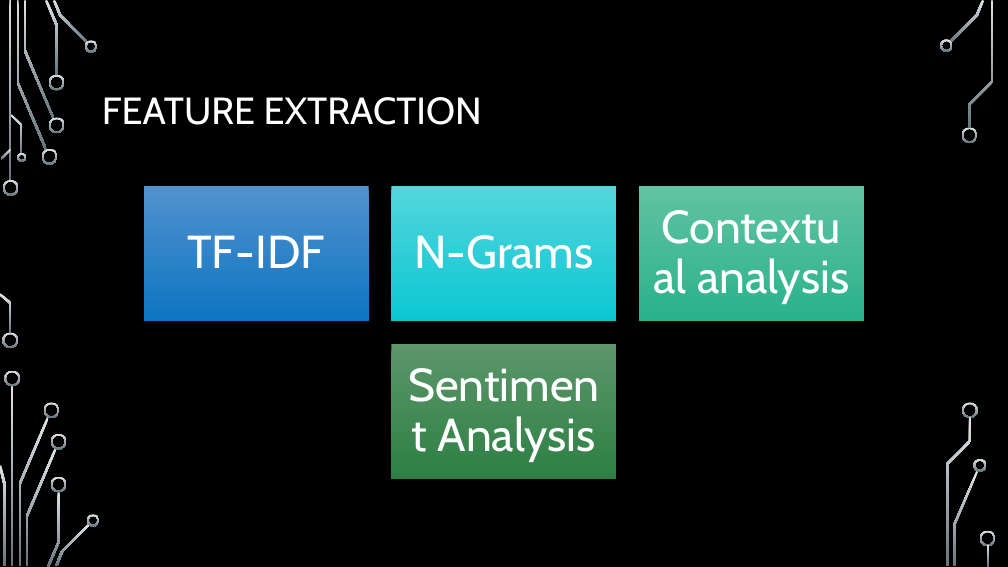
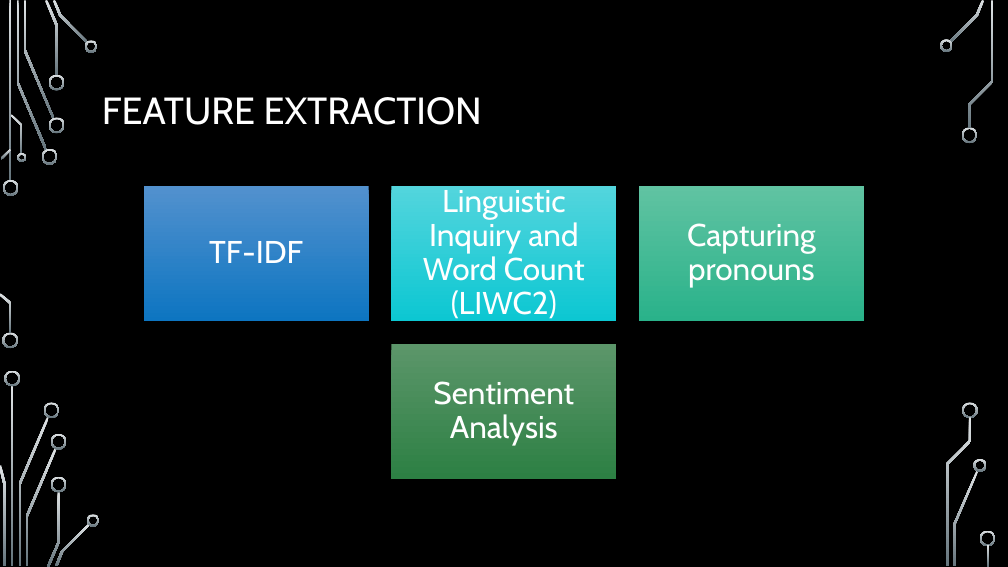
Before and after one commit to DevJohnIbrahim/SSM-GP, a slide deck: slide 3 of Presentation/Processing and Preprocessing.pptx. Drawn at 1008x567 pixels with LibreOffice and Linux fonts; fonts in the diff are those of the drawing; background and template pictures are left out. Boxes give left, top, right and bottom in pixels: in the first picture for what was removed or moved away, otherwise in the second. Text is boxed around its words. In the diff, an @@ line names an element or a change of style, - is before the commit and + after.

Commit message:
feature

```diff
--- a/Presentation/Processing and Preprocessing.pptx
+++ b/Presentation/Processing and Preprocessing.pptx
@@ text "TF-IDF" at (209,241,303,263): size 44 to 30 pt; less space between paragraphs @@
@@ text at (423,185,585,319): text changed; size 44 to 30 pt @@
-N-Grams
+Linguistic Inquiry and Word Count (LIWC2)
@@ text at (687,223,816,287): text changed; size 44 to 30 pt @@
-Contextual analysis
+Capturing pronouns
@@ text "Sentiment Analysis" at (433,381,574,445): size 44 to 30 pt; less space between paragraphs @@
```
Also in this commit, not shown: 3 other slides changed.
